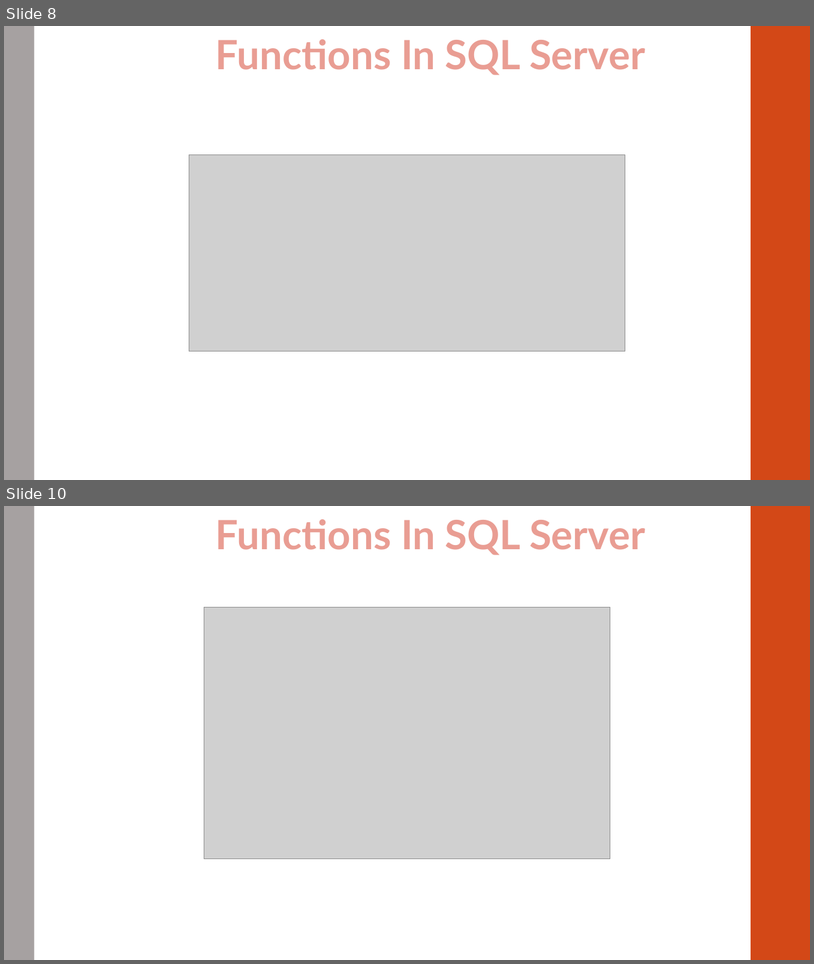
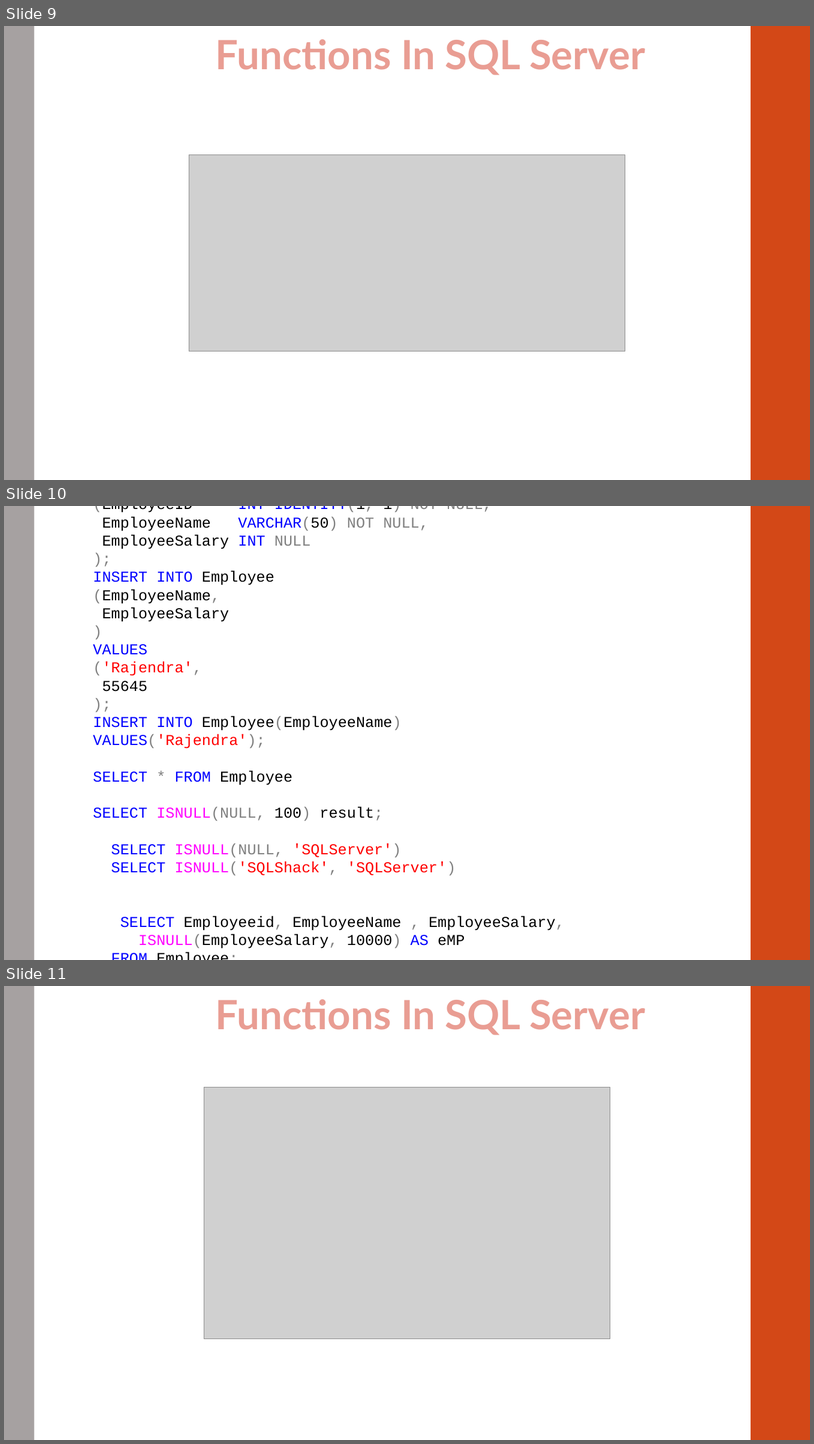
Before and after one commit to A-Wahab-Aamir/HDSE-1, a slide deck: SQL_SERVER/INTRODUCTION_TO_SQL(4) (function).pptx. Shown one above the other, each under a label of ours: slides 8 and 10 before the commit, slides 9, 10 and 11 after it; the slides between them are not shown. The pictures are 814x964 and 814x1444 pixels, drawn with LibreOffice and Linux fonts; fonts in the diff are those of the drawing; grey boxes stand for pictures. Boxes give left, top, right and bottom in pixels: in the first picture for what was removed or moved away, otherwise in the second. Text is boxed around its words. In the diff, an @@ line names an element or a change of style, - is before the commit and + after.

```diff
--- a/SQL_SERVER/INTRODUCTION_TO_SQL(4) (function).pptx
+++ b/SQL_SERVER/INTRODUCTION_TO_SQL(4) (function).pptx
@@ slide 10 added at (4,506,810,960), background #FFFFFF; not listed: 2 template elements that a slide beside it also shows @@
@@ text added at (93,506,565,948), 18 pt, text #000000 @@
+CREATE TABLE Employee
+(EmployeeID INT IDENTITY(1, 1) NOT NULL,
+EmployeeName VARCHAR(50) NOT NULL,
+EmployeeSalary INT NULL
+);
+INSERT INTO Employee
+(EmployeeName,
+EmployeeSalary
+)
+VALUES
+('Rajendra',
+55645
+);
+INSERT INTO Employee(EmployeeName)
+VALUES('Rajendra');
+SELECT * FROM Employee
+SELECT ISNULL(NULL, 100) result;
+SELECT ISNULL(NULL, 'SQLServer')
+SELECT ISNULL('SQLShack', 'SQLServer')
+SELECT Employeeid, EmployeeName , EmployeeSalary,
+ISNULL(EmployeeSalary, 10000) AS eMP
+FROM Employee;
@@ what was slide 8 is now slide 9 @@
@@ what was slide 10 is now slide 11 @@
```
Also in this commit, not shown: 1 slide changed.
